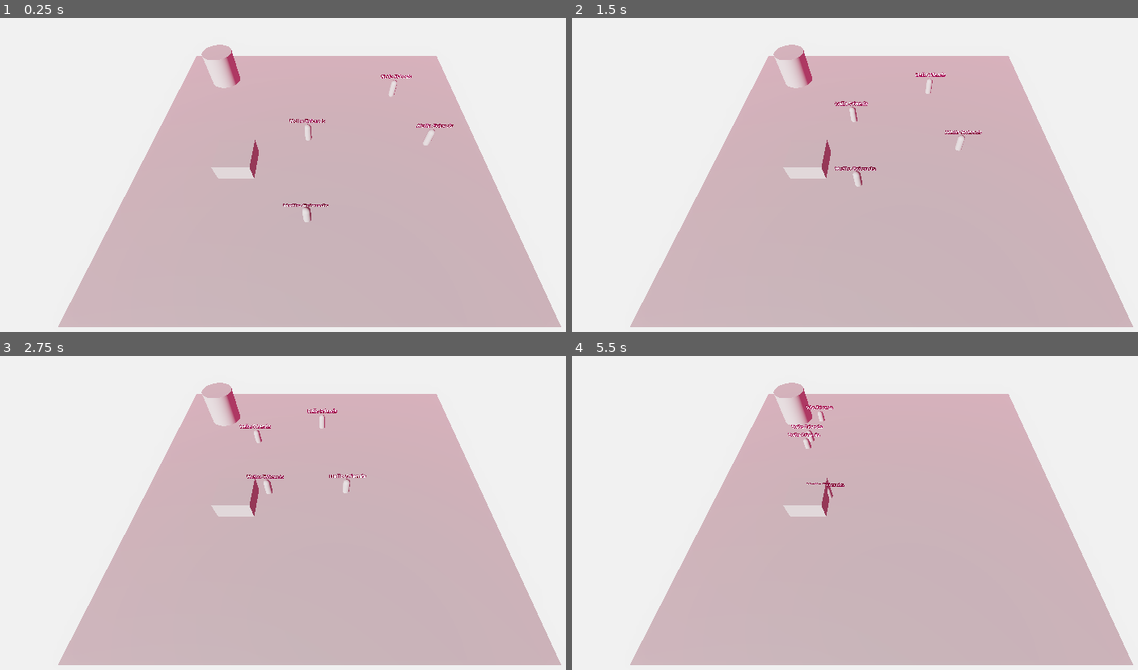
Above: before the commit, frames 1-4 (two rows, left to right).
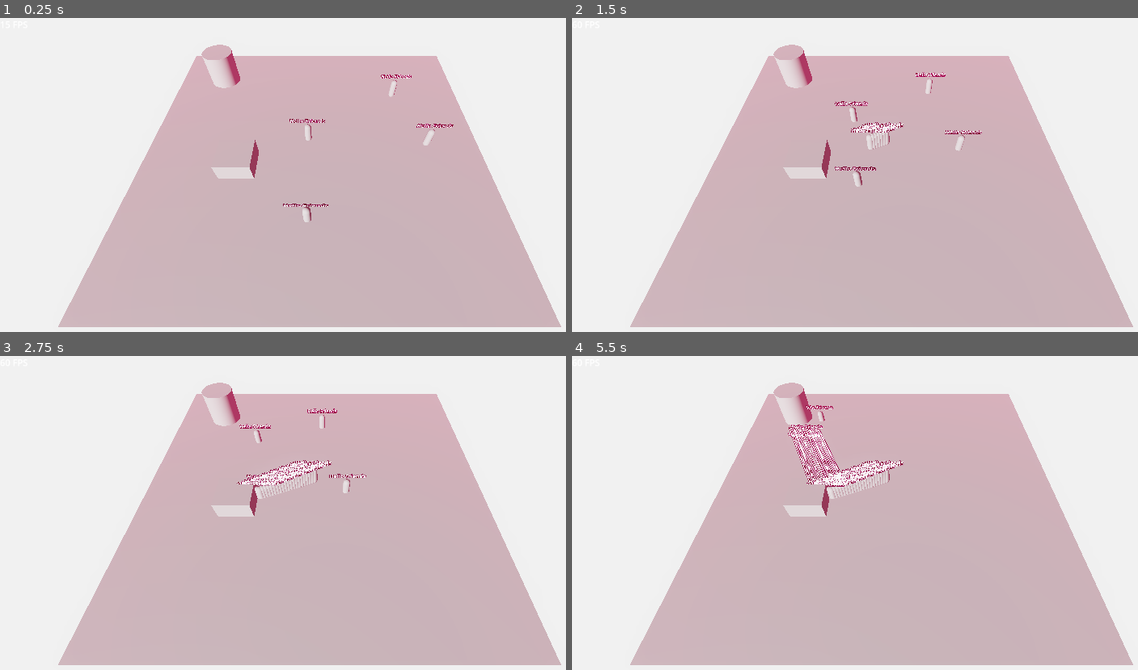
Above: after the commit, the same moments.

Repository: international-lawnmowing-99/convictgovernor
Game: Godot game, scene res://map.tscn
The game is run twice, just before and just after one commit, with the same random seed, the same clock (stepped at 60 frames per second) and the same inputs.
Inputs:
- Up to frame 1 (0.25 s): no input
- Up to frame 2 (1.5 s): no input
- Up to frame 3 (2.75 s): no input
- Up to frame 4 (5.5 s): no input

The runs differ from the first frame. In frame 2, 0.3% of the frame differs, in the area x 49-59%, y 33-42%; in frame 3, 0.8%; in frame 4, 1.6%, in the area x 38-59%, y 22-46%.

Commit message:
just some bare bones

Diff:
--- /dev/null
+++ b/Building.gd
@@ -0,0 +1,23 @@
+class_name Building
+
+extends Resource
+
+var freeEmployees:Array
+var convictEmployeed:Array[Person]
+
+var production:int
+var stockPile:int
+var businessCash:float
+
+func GameDay():
+	if true:# if there's enough raw materials and labour
+		pass # make stuff
+		stockPile += production
+
+func Sell(amountRequested:int, price:float):
+	var amountProcessed:int = amountRequested
+	if amountRequested > stockPile:
+		amountProcessed = stockPile
+
+	businessCash+=price*amountRequested
+	stockPile -= amountProcessed
--- /dev/null
+++ b/Calendar.gd
@@ -0,0 +1,8 @@
+class_name Calendar
+extends Resource
+
+var unixDate = 0
+
+func GameDay():
+	unixDate += 62400
+	print(str(Time.get_datetime_dict_from_unix_time(unixDate)))
--- /dev/null
+++ b/Dock.gd
@@ -0,0 +1,23 @@
+extends Area3D
+
+var person = preload("res://person.tscn")
+@onready var timer:Timer = $Timer
+@export var map:Map
+@export var workYard:WorkYard
+var calendar = Calendar.new()
+var ladcount:int = 4
+
+var foodStockpile:int = 0
+var woodStockpile:int = 0
+
+func _on_timer_timeout() -> void:
+	calendar.GameDay()
+	var newPerson:Person = person.instantiate()
+	map.add_child(newPerson)
+	newPerson.speed = 1
+	newPerson.map = map
+	newPerson.moveTarget = workYard
+	timer.start(.07)
+	ladcount += 1
+	print(str(ladcount) + " lads now")
+	pass # Replace with function body.
--- /dev/null
+++ b/Farm.gd
@@ -0,0 +1,3 @@
+class_name Farm
+
+extends Building
--- /dev/null
+++ b/Government.gd
@@ -0,0 +1,17 @@
+extends Resource
+
+var convicts:Array[Person]
+var soldiers:Array
+var clerks:Array
+
+var landRegistry # Need to work out how to store the land that's been granted and to whom
+var taxPolicy
+var cash:float = 9999
+
+func GameDay():
+	for soldier in soldiers:
+		pass
+		#pay solder
+	for clerk in clerks:
+		pass
+		#pay clerk
--- /dev/null
+++ b/fps_counter.gd
@@ -0,0 +1,27 @@
+# Godot Sponza: Custom FPS counter implementation
+# Inspired by <http://www.growingwiththeweb.com/2017/12/fast-simple-js-fps-counter.html>
+#
+# Copyright © 2017-2021 Hugo Locurcio and contributors - MIT License
+# See `LICENSE.md` included in the source distribution for details.
+
+extends Label
+
+# Timestamps of sprite_frames rendered in the last second
+var times := []
+
+# Frames per second
+var fps := 0
+
+
+func _process(_delta: float) -> void:
+	var now := Time.get_ticks_msec()
+
+	# Remove sprite_frames older than 1 second in the `times` array
+	while times.size() > 0 and times[0] <= now - 1000:
+		times.pop_front()
+
+	times.append(now)
+	fps = times.size()
+
+	# Display FPS in the label
+	text = str(fps) + " FPS"
--- a/map.tscn
+++ b/map.tscn
@@ -1,9 +1,11 @@
-[gd_scene load_steps=13 format=3 uid="uid://ch83ajjldwtmx"]
+[gd_scene load_steps=17 format=3 uid="uid://ch83ajjldwtmx"]
 
 [ext_resource type="Script" path="res://Map.gd" id="1_63mga"]
 [ext_resource type="Script" path="res://WorkYard.gd" id="1_hn1p6"]
 [ext_resource type="Script" path="res://Trees.gd" id="2_bwac0"]
 [ext_resource type="PackedScene" uid="uid://nqa0vk37w5lh" path="res://person.tscn" id="4_2em82"]
+[ext_resource type="Script" path="res://Dock.gd" id="4_2k44j"]
+[ext_resource type="Script" path="res://fps_counter.gd" id="6_tt76x"]
 
 [sub_resource type="PlaneMesh" id="PlaneMesh_60n8d"]
 size = Vector2(10, 10)
@@ -15,6 +17,10 @@
 [sub_resource type="BoxShape3D" id="BoxShape3D_n0jnq"]
 
 [sub_resource type="BoxMesh" id="BoxMesh_vuwik"]
+
+[sub_resource type="ConvexPolygonShape3D" id="ConvexPolygonShape3D_dht57"]
+
+[sub_resource type="TorusMesh" id="TorusMesh_d7ir8"]
 
 [sub_resource type="Environment" id="Environment_rglcy"]
 ambient_light_color = Color(1, 1, 1, 1)
@@ -56,6 +62,21 @@
 [node name="CSGMesh3D" type="CSGMesh3D" parent="WorkYard"]
 mesh = SubResource("BoxMesh_vuwik")
 
+[node name="Dock" type="Area3D" parent="." node_paths=PackedStringArray("map", "workYard")]
+transform = Transform3D(1, 0, 0, 0, 1, 0, 0, 0, 1, 0.264246, 0, -14.7636)
+script = ExtResource("4_2k44j")
+map = NodePath("..")
+workYard = NodePath("../WorkYard")
+
+[node name="CollisionShape3D" type="CollisionShape3D" parent="Dock"]
+shape = SubResource("ConvexPolygonShape3D_dht57")
+
+[node name="CSGMesh3D" type="CSGMesh3D" parent="Dock"]
+mesh = SubResource("TorusMesh_d7ir8")
+
+[node name="Timer" type="Timer" parent="Dock"]
+autostart = true
+
 [node name="Person" parent="." node_paths=PackedStringArray("moveTarget", "map") instance=ExtResource("4_2em82")]
 moveTarget = NodePath("../Trees")
 map = NodePath("..")
@@ -86,5 +107,14 @@
 [node name="DirectionalLight3D" type="DirectionalLight3D" parent="."]
 transform = Transform3D(0.841506, -0.129409, -0.524519, 0.353553, 0.866025, 0.353553, 0.408494, -0.482963, 0.774519, 0, 2, 0)
 
+[node name="CanvasLayer" type="CanvasLayer" parent="."]
+
+[node name="FPSLabel" type="Label" parent="CanvasLayer"]
+offset_right = 40.0
+offset_bottom = 23.0
+script = ExtResource("6_tt76x")
+
 [connection signal="body_entered" from="Trees" to="Trees" method="_on_body_entered"]
 [connection signal="body_entered" from="WorkYard" to="WorkYard" method="_on_body_entered"]
+[connection signal="body_entered" from="Dock" to="Dock" method="_on_body_entered"]
+[connection signal="timeout" from="Dock/Timer" to="Dock" method="_on_timer_timeout"]
